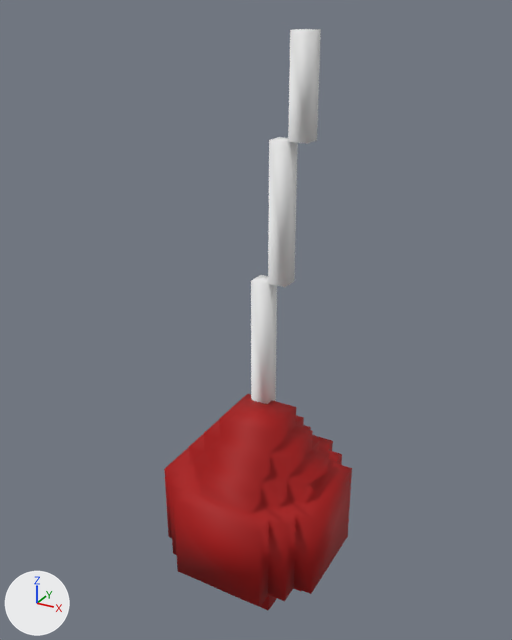
What one commit did to the FBX model Uasset/Modele/Ballon rouge/Balloon.fbx.
Camera for both pictures: a 50 mm lens placed at (0.526, -0.966, 0.868), pointed at (-0.015, 0.019, 0.376). Lighting does not change. The marker at lower left points along +X, +Y and +Z. Where no turn or scale is listed for an object, it has been applied to the vertices.

Objects in the first picture: 'Ballon rouge', 'Ballon rouge.001'.
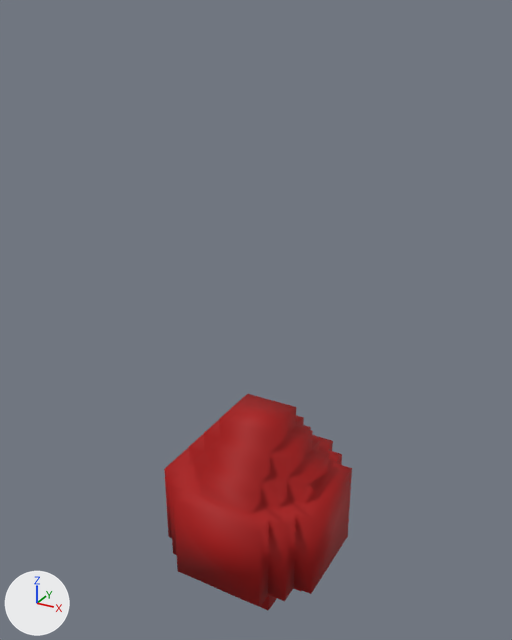
Location of each change, [x1, y1, x2, y2] in pixels of the pictures (512 x 640 px):
'Ballon rouge.001', deleted
    before: [251, 29, 321, 404]

Diff of the bpy script that builds the scene:
```diff
--- a/Uasset/Modele/Ballon rouge/Balloon.fbx.py
+++ b/Uasset/Modele/Ballon rouge/Balloon.fbx.py
@@ ob_ballon_rouge_001 @@
-ob_ballon_rouge_001 = bpy.data.objects.new('Ballon rouge.001', me_ballon_rouge_001)
-ob_ballon_rouge_001.location = (0.0, 0.0, 0.0)
```
